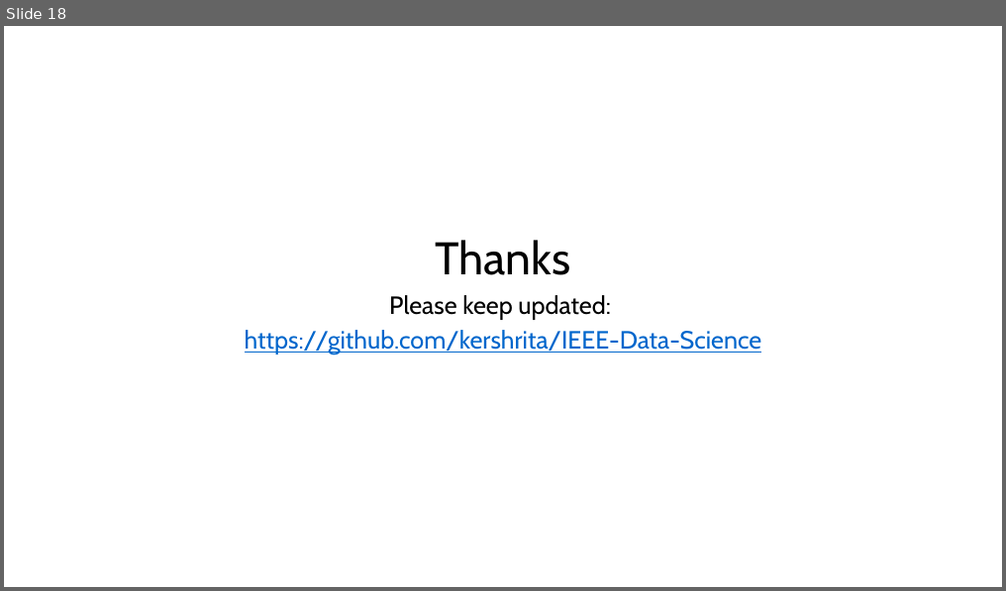
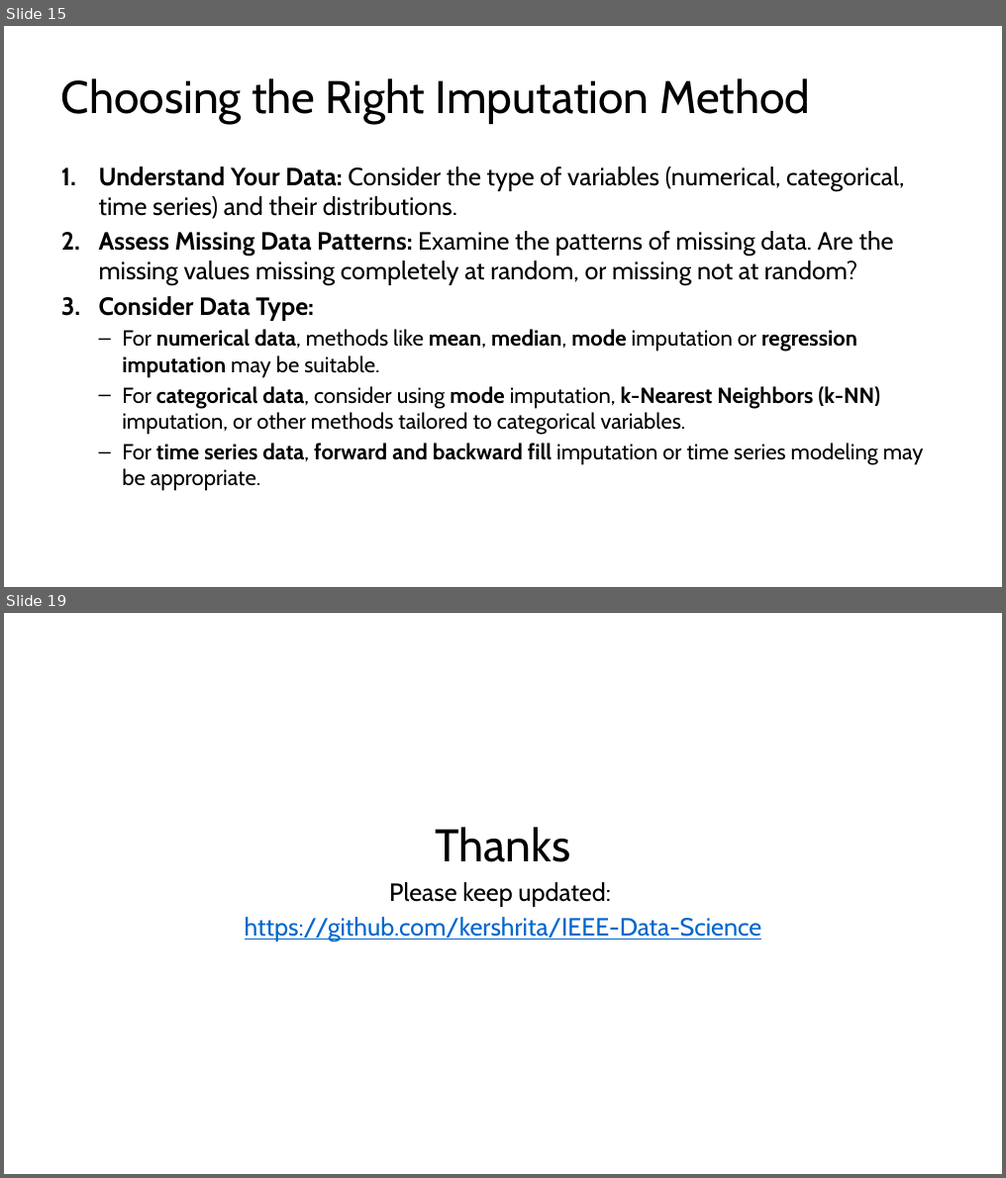
Before and after one commit to kershrita/Data-Science-Roadmap, a slide deck: slides/Session 04 - Planets with pandas & matplotlib.pptx. Shown one above the other, each under a label of ours: slide 18 before the commit, slides 15 and 19 after it; the slides between them are not shown. The pictures are 1006x591 and 1006x1178 pixels, drawn with LibreOffice and Linux fonts; fonts in the diff are those of the drawing. Boxes give left, top, right and bottom in pixels: in the first picture for what was removed or moved away, otherwise in the second. Text is boxed around its words. In the diff, an @@ line names an element or a change of style, - is before the commit and + after.

```diff
--- a/slides/Session 04 - Planets with pandas & matplotlib.pptx
+++ b/slides/Session 04 - Planets with pandas & matplotlib.pptx
@@ slide 15 added at box(4, 26, 1002, 587), background #FFFFFF @@
@@ title added at box(61, 78, 810, 124), 44 pt, text #000000 @@
+Choosing the Right Imputation Method
@@ text added at box(99, 167, 924, 491), 21 pt, text #000000 @@
+1. Understand Your Data: Consider the type of variables (numerical, categorical, time series) and their distributions.
+2. Assess Missing Data Patterns: Examine the patterns of missing data. Are the missing values missing completely at random, or missing not at random?
+3. Consider Data Type:
+  – For numerical data, methods like mean, median, mode imputation or regression imputation may be suitable.
+  – For categorical data, consider using mode imputation, k-Nearest Neighbors (k-NN) imputation, or other methods tailored to categorical variables.
+  – For time series data, forward and backward fill imputation or time series modeling may be appropriate.
@@ what was slide 18 is now slide 19 @@
```
Also in this commit, not shown: 4 slides changed, 13 other slides added, 13 slides removed.
